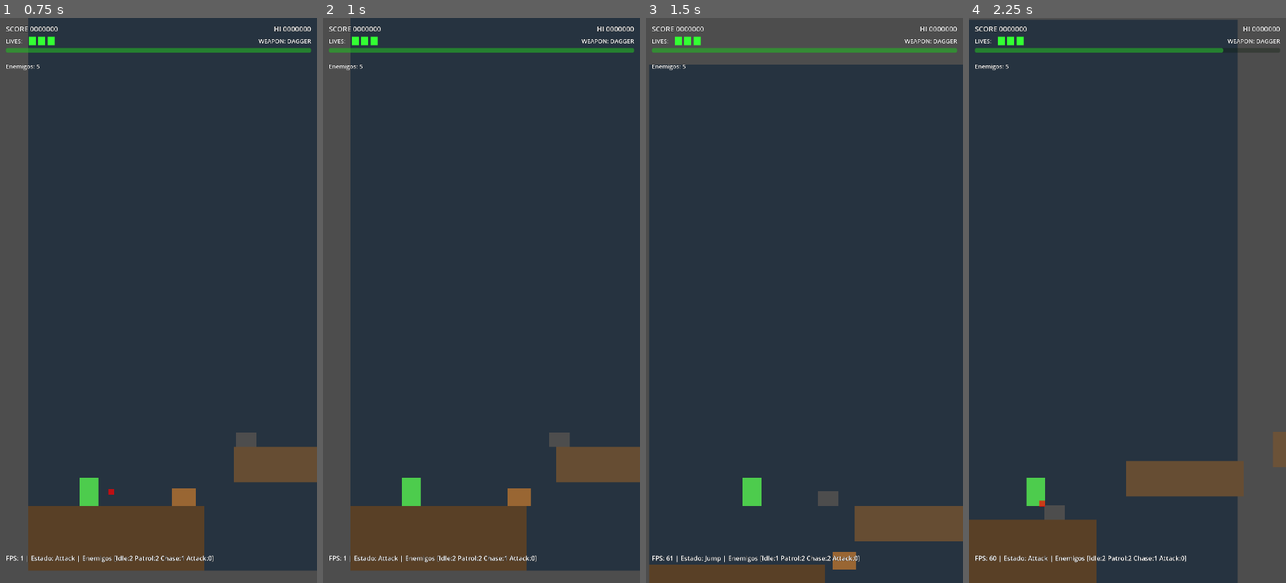
Above: before the commit, frames 1-4 (left to right).
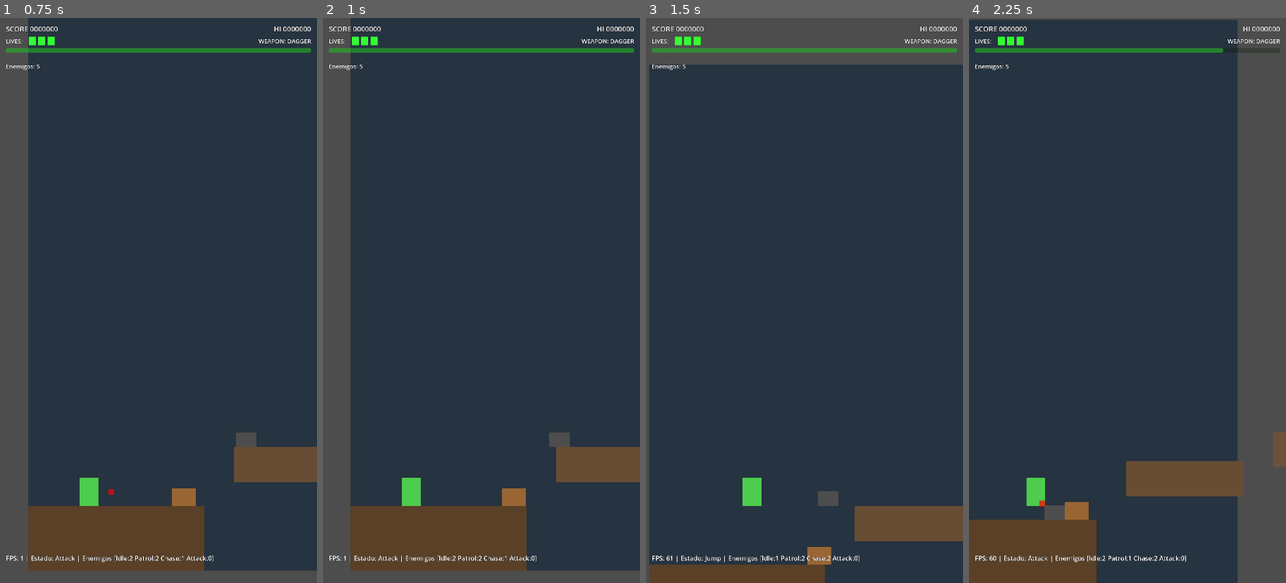
Above: after the commit, the same moments.

Repository: juanrafernandez/pilgrim
Game: Godot game, scene res://scenes/main/test_scene_enemies.tscn
Same seed, same stepped clock (60 frames per second), same inputs: the game is played once before the commit and once after it. This scene is started directly instead of the project's main scene.
Inputs:
- Up to frame 1 (0.75 s): hold Right (move_right) from 0.53 s (still down); tap S (attack) at 0.6 s
- Up to frame 2 (1 s): keep holding Right (move_right); tap A (jump) at 0.77, 0.8 s
- Up to frame 3 (1.5 s): keep holding Right (move_right); tap A (jump) at 1.07, 1.35 s
- Up to frame 4 (2.25 s): tap A (jump) at 1.52, 1.82 s; tap S (attack) at 1.55, 2.1 s; release Right (move_right) at 2.03 s; hold Left (move_left) from 2.03 s (still down)

Frame 1 is identical in both runs. In frame 2, 0.1% of the frame differs, in the area x 56-66%, y 83-87%; in frame 3, 0.4%, in the area x 50-67%, y 93-98%; in frame 4, 0.3%.

Commit message:
fix: cow edge detection now top priority to prevent falling
Critical fixes for cow AI:

1. Override _ai_idle():
   - Check edges even while standing still
   - Step back from edge if detected
   - Prevents falling from knockback or spawn near edge

2. Override _ai_patrol():
   - Check edges FIRST before any movement
   - Immediately turn around if edge detected
   - Reset patrol target to avoid returning to edge
   - Top priority: don't fall (cow can't jump)

3. Improve _ai_chase() edge handling:
   - Better cornered detection (between player and edge)
   - Stop and face player when cornered
   - Move along edge at half speed if not cornered
   - Edge detection is now first priority

Cow behavior hierarchy (most to least important):
1. Don't fall off edges (can't jump!)
2. Flee from player when detected
3. Normal patrol behavior

This ensures cow will NEVER fall off platforms, as edge
detection now takes absolute priority in all AI states.

Diff:
--- a/scripts/enemies/enemy_cow.gd
+++ b/scripts/enemies/enemy_cow.gd
@@ -24,6 +24,59 @@
 	super._ready()
 
 
+func _ai_idle(delta: float) -> void:
+	"""Cow idle behavior - check edges even while idle"""
+	velocity.x = move_toward(velocity.x, 0, move_speed * delta * 5)
+
+	# Even while idle, check if we're near an edge
+	if is_on_floor() and _check_edge_ahead():
+		# Step back from edge
+		facing_right = not facing_right
+		if sprite:
+			sprite.scale.x = 1.0 if facing_right else -1.0
+		# Move away from edge slightly
+		velocity.x = (1 if facing_right else -1) * move_speed * 0.3
+
+	# Check for player in range
+	if player and _is_player_in_range(detection_range):
+		change_state(State.CHASE)
+	elif patrol_timer <= 0:
+		change_state(State.PATROL)
+
+
+func _ai_patrol(delta: float) -> void:
+	"""Cow patrols carefully, ALWAYS checking edges (can't jump)"""
+	# Set patrol target if not set
+	if patrol_target == Vector2.ZERO:
+		_set_random_patrol_target()
+
+	# CRITICAL: Check for edges FIRST (cow can't jump!)
+	if _check_edge_ahead():
+		# Turn around immediately - this is top priority
+		facing_right = not facing_right
+		if sprite:
+			sprite.scale.x = 1.0 if facing_right else -1.0
+		# Reset patrol target to avoid going that direction
+		patrol_target = Vector2.ZERO
+		change_state(State.IDLE)
+		return
+
+	# Move towards patrol target
+	var direction = sign(patrol_target.x - global_position.x)
+	velocity.x = direction * patrol_speed
+	_update_sprite_direction()
+
+	# Check if reached patrol target
+	if abs(patrol_target.x - global_position.x) < 20:
+		patrol_timer = patrol_wait_time
+		patrol_target = Vector2.ZERO
+		change_state(State.IDLE)
+
+	# Check for player
+	if player and _is_player_in_range(detection_range):
+		change_state(State.CHASE)
+
+
 func _ai_chase(delta: float) -> void:
 	"""Cow runs AWAY from player instead of chasing"""
 	if not player or player.is_dead:
@@ -36,12 +89,25 @@
 		change_state(State.PATROL)
 		return
 
-	# Check for edges when fleeing (cow will turn around if edge ahead)
+	# CRITICAL: Check for edges when fleeing (top priority - cow can't jump!)
 	if _check_edge_ahead():
-		# Cow can't jump, so turn around if cornered
+		# Turn around to face away from edge
 		facing_right = not facing_right
 		if sprite:
 			sprite.scale.x = 1.0 if facing_right else -1.0
+
+		# If cornered between player and edge, stop and face player (prepare to panic)
+		if _is_player_in_range(attack_range * 2.0):
+			velocity.x = 0
+			# Face the player
+			facing_right = player.global_position.x > global_position.x
+			if sprite:
+				sprite.scale.x = 1.0 if facing_right else -1.0
+			return
+		else:
+			# Not cornered yet, can move along the edge
+			velocity.x = (1 if facing_right else -1) * chase_speed * 0.5
+			return
 
 	# Run AWAY from player (opposite direction)
 	var direction = -sign(player.global_position.x - global_position.x)
